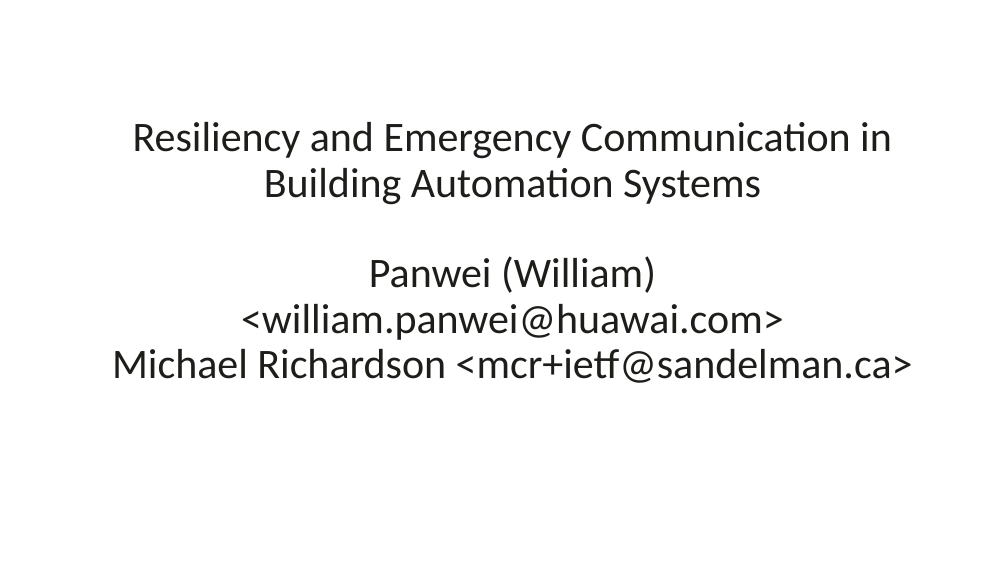
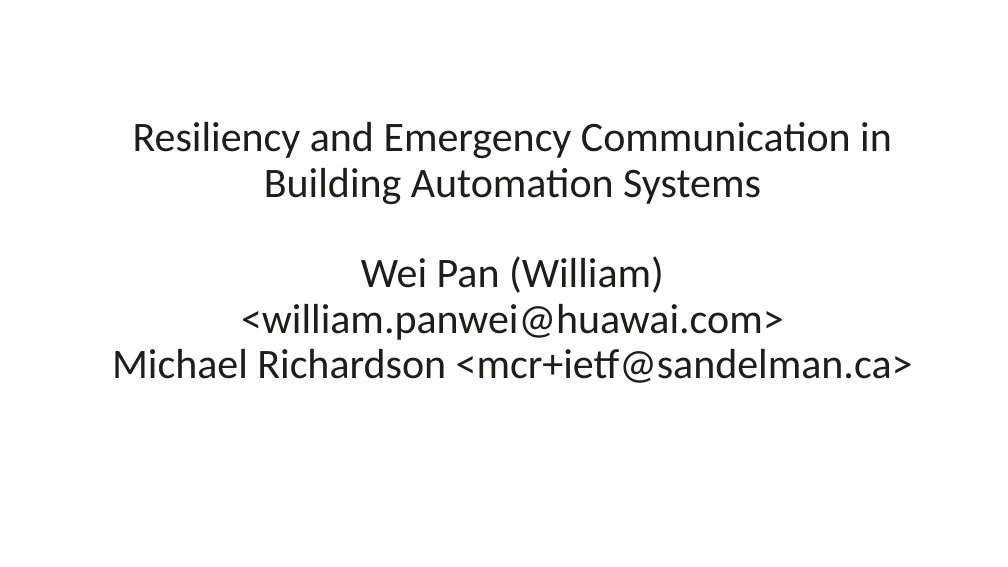
Before and after one commit to mcr/building-local-emergency-comms, a slide deck: slide 1 of presentations/SNAC-intro-to-G2G.odp. Drawn at 1008x567 pixels with LibreOffice and Linux fonts; fonts in the diff are those of the drawing. Boxes give left, top, right and bottom in pixels: in the first picture for what was removed or moved away, otherwise in the second. Text is boxed around its words. In the diff, an @@ line names an element or a change of style, - is before the commit and + after.

```diff
--- a/presentations/SNAC-intro-to-G2G.odp
+++ b/presentations/SNAC-intro-to-G2G.odp
@@ text at (361, 256, 664, 293): text changed @@
-Panwei (William)
+Wei Pan (William)
```
Also in this commit, not shown: 3 other slides changed, 1 other file.
